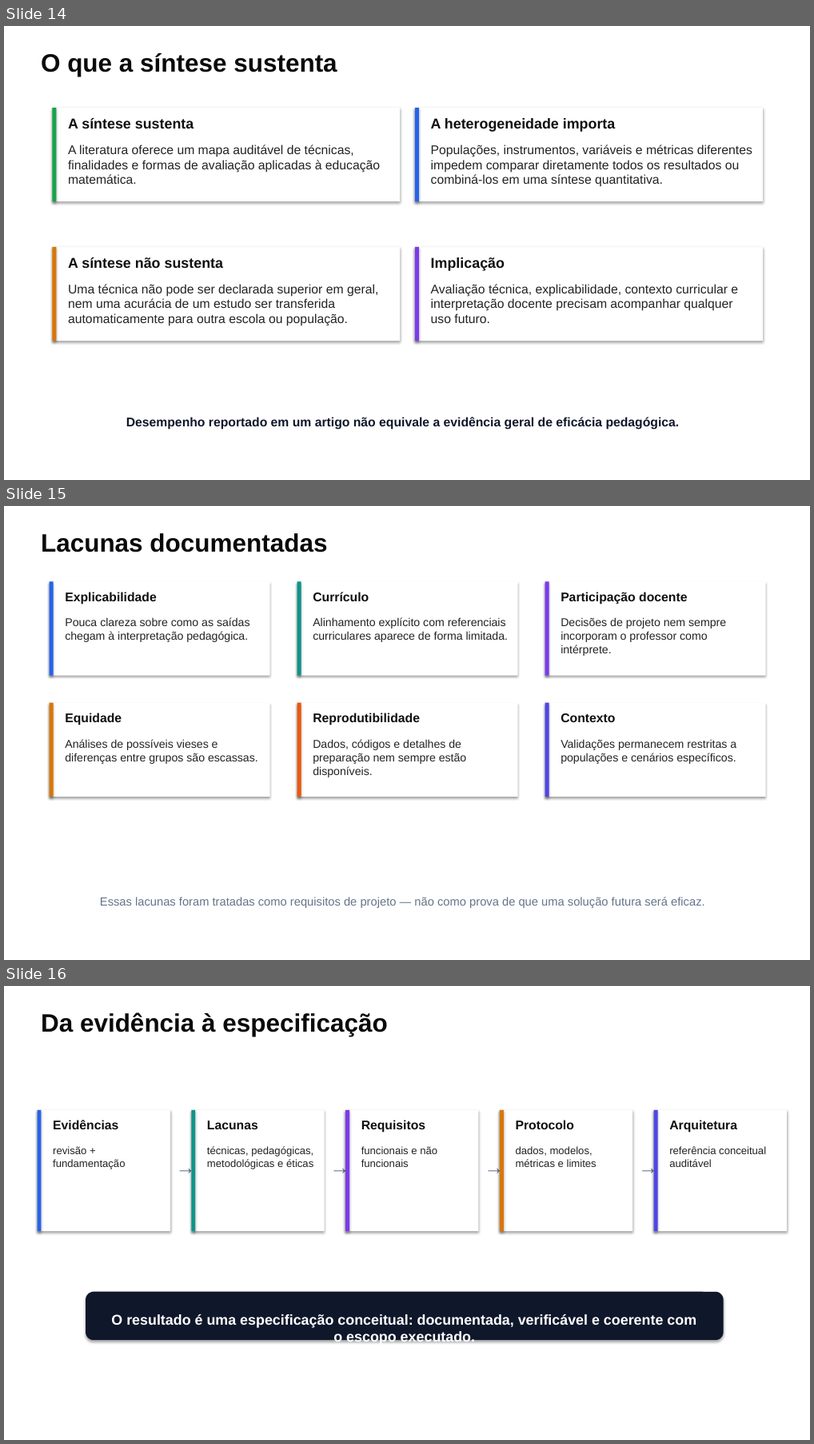
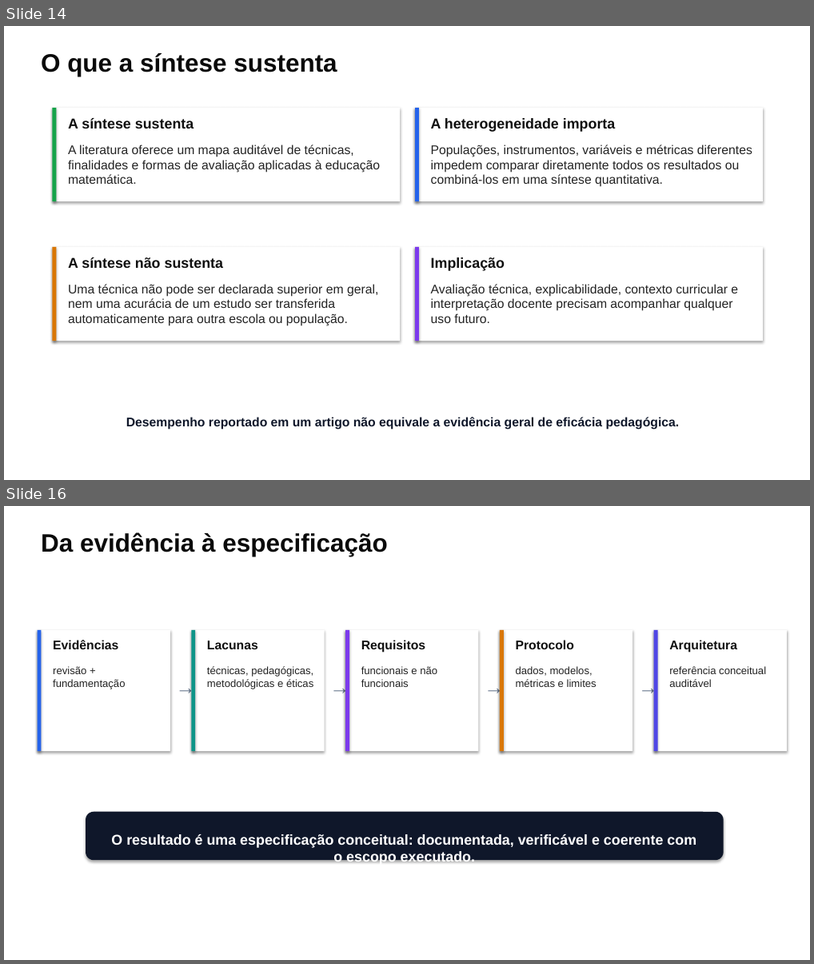
Before and after one commit to thalesfb/ccw, a slide deck: results/tcc/presentation/ensino_personalizado_de_matematica_tcc.pptx. Shown one above the other, each under a label of ours: slides 14, 15 and 16 before the commit, slides 14 and 16 after it; the slides between them are not shown. The pictures are 814x1444 and 814x964 pixels, drawn with LibreOffice and Linux fonts; fonts in the diff are those of the drawing. Boxes give left, top, right and bottom in pixels: in the first picture for what was removed or moved away, otherwise in the second. Text is boxed around its words. In the diff, an @@ line names an element or a change of style, - is before the commit and + after.

```diff
--- a/results/tcc/presentation/ensino_personalizado_de_matematica_tcc.pptx
+++ b/results/tcc/presentation/ensino_personalizado_de_matematica_tcc.pptx
@@ slide 15 removed at [4,506,810,960], background #FFFFFF @@
@@ text removed at [41,533,327,552] @@
-Lacunas documentadas
@@ rectangle removed at [50,582,270,676] @@
@@ rectangle removed at [50,582,54,676] @@
@@ text removed at [65,592,156,604] @@
-Explicabilidade
@@ rectangle removed at [298,582,518,676] @@
@@ rectangle removed at [298,582,302,676] @@
@@ text removed at [313,592,369,601] @@
-Currículo
@@ rectangle removed at [546,582,766,676] @@
@@ rectangle removed at [546,582,550,676] @@
@@ text removed at [561,592,687,604] @@
-Participação docente
@@ text removed at [65,617,250,642] @@
-Pouca clareza sobre como as saídas chegam à interpretação pedagógica.
@@ text removed at [313,617,508,642] @@
-Alinhamento explícito com referenciais curriculares aparece de forma limitada.
@@ text removed at [561,617,726,656] @@
-Decisões de projeto nem sempre incorporam o professor como intérprete.
@@ rectangle removed at [50,703,270,796] @@
@@ rectangle removed at [50,703,54,796] @@
@@ text removed at [65,712,122,725] @@
-Equidade
@@ rectangle removed at [298,703,518,796] @@
@@ rectangle removed at [298,703,302,796] @@
@@ text removed at [313,712,420,725] @@
-Reprodutibilidade
@@ rectangle removed at [546,703,766,796] @@
@@ rectangle removed at [546,703,550,796] @@
@@ text removed at [561,713,615,722] @@
-Contexto
@@ text removed at [65,739,258,764] @@
-Análises de possíveis vieses e diferenças entre grupos são escassas.
@@ text removed at [313,739,467,777] @@
-Dados, códigos e detalhes de preparação nem sempre estão disponíveis.
@@ text removed at [561,739,737,764] @@
-Validações permanecem restritas a populações e cenários específicos.
@@ text removed at [100,896,706,908] @@
-Essas lacunas foram tratadas como requisitos de projeto — não como prova de que uma solução futura será eficaz.
```
Also in this commit, not shown: 2 slides changed, 1 slide added, 26 other files.
